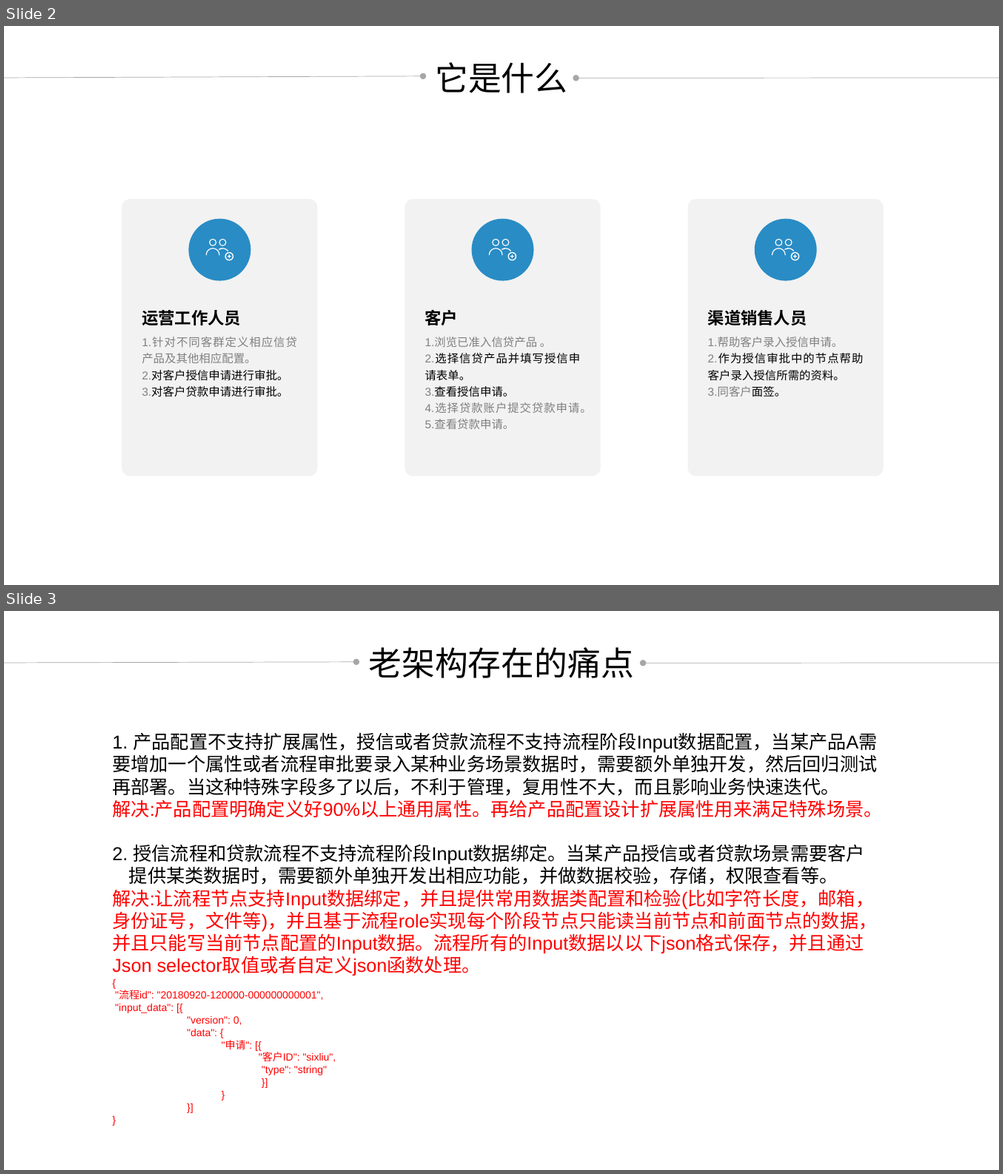
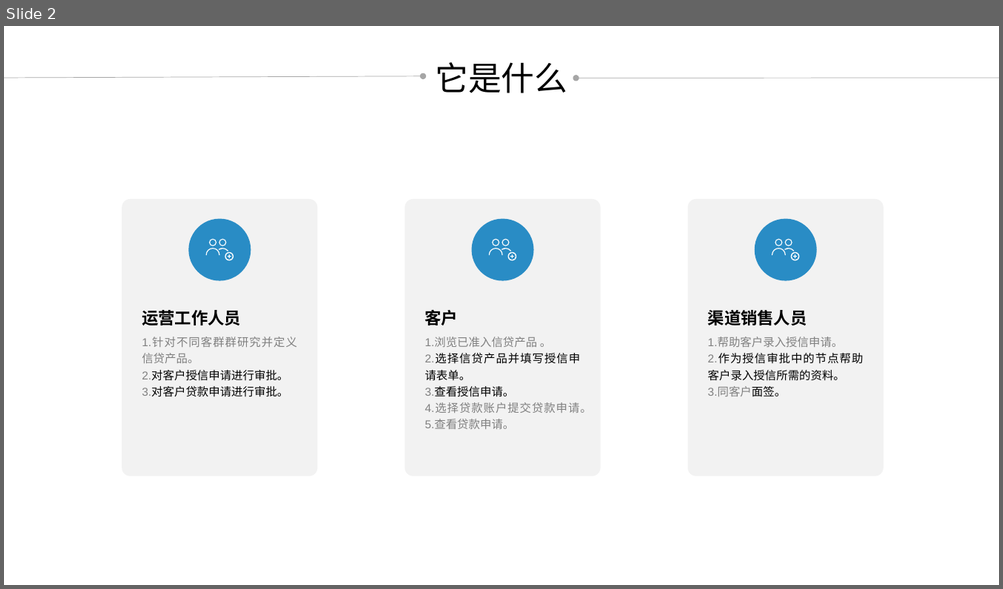
Before and after one commit to credit-loan-dev/credit-loan, a slide deck: design/doc/2018-09-20草稿.pptx. Shown one above the other, each under a label of ours: slides 2 and 3 before the commit, slide 2 after it. The pictures are 1003x1174 and 1003x589 pixels, drawn with LibreOffice and Linux fonts; fonts in the diff are those of the drawing. Boxes give left, top, right and bottom in pixels: in the first picture for what was removed or moved away, otherwise in the second. Text is boxed around its words. In the diff, an @@ line names an element or a change of style, - is before the commit and + after.

```diff
--- a/design/doc/2018-09-20草稿.pptx
+++ b/design/doc/2018-09-20草稿.pptx
@@ slide 3 removed at [4, 611, 999, 1170], background #C7EDCC @@
@@ text removed at [369, 647, 634, 678] @@
-老架构存在的痛点
@@ arrow removed from (4, 663) to (356, 662) @@
@@ arrow removed from (999, 663) to (643, 664) @@
@@ text removed at [112, 732, 882, 1076] @@
-1. 产品配置不支持扩展属性，授信或者贷款流程不支持流程阶段Input数据配置，当某产品A需要增加一个属性或者流程审批要录入某种业务场景数据时，需要额外单独开发，然后回归测试再部署。当这种特殊字段多了以后，不利于管理，复用性不大，而且影响业务快速迭代。
-解决:产品配置明确定义好90%以上通用属性。再给产品配置设计扩展属性用来满足特殊场景。
-  2. 授信流程和贷款流程不支持流程阶段Input数据绑定。当某产品授信或者贷款场景需要客户
-  提供某类数据时，需要额外单独开发出相应功能，并做数据校验，存储，权限查看等。
-  解决:让流程节点支持Input数据绑定，并且提供常用数据类配置和检验(比如字符长度，邮箱，身份证号，文件等)，并且基于流程role实现每个阶段节点只能读当前节点和前面节点的数据，
-  并且只能写当前节点配置的Input数据。流程所有的Input数据以以下json格式保存，并且通过
-  Json selector取值或者自定义json函数处理。
-  {
-  "流程id": "20180920-120000-000000000001",
-  "input_data": [{
-  "version": 0,
-  "data": {
-  "申请": [{
-  "客户ID": "sixliu",
-  "type": "string"
-  }]
-  }
-  }]
-  }
@@ slide 2 changed as well @@
@@ background #C7EDCC to #FFFFFF @@
@@ rounded rectangle at [122, 199, 317, 477]: fill #B7E8BD to #F2F2F2 @@
@@ text at [142, 338, 297, 363]: text changed @@
-1.针对不同客群定义相应信贷产品及其他相应配置。
+1.针对不同客群群研究并定义信贷产品。
```
Also in this commit, not shown: 9 other slides changed, 1 other slide removed.
